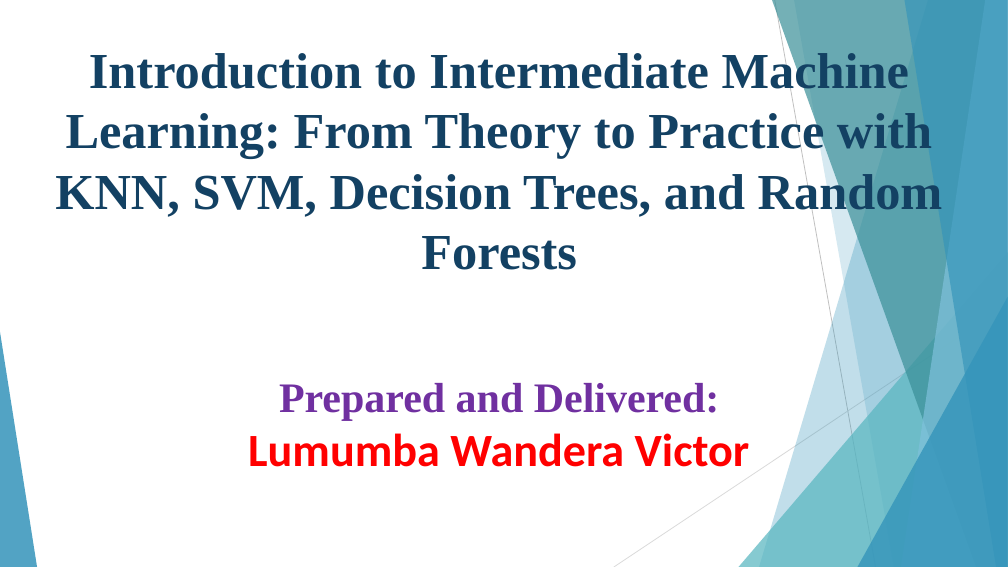
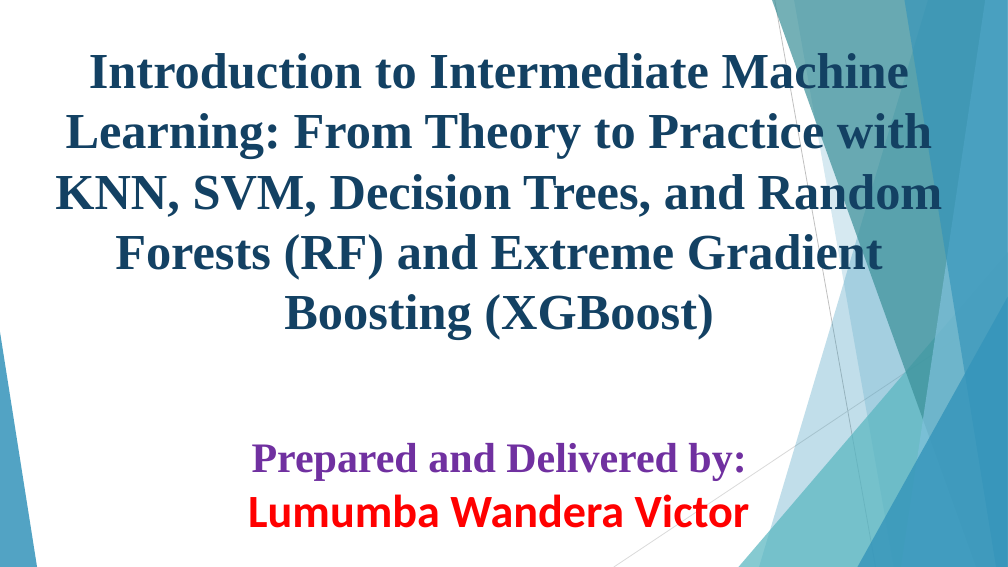
Before and after one commit to Lumumba1992/MEDIACREST, a slide deck: slide 1 of week4/Machine Learning Training Slides.pptm. Drawn at 1008x567 pixels with LibreOffice and Linux fonts; fonts in the diff are those of the drawing. Boxes give left, top, right and bottom in pixels: in the first picture for what was removed or moved away, otherwise in the second. Text is boxed around its words. In the diff, an @@ line names an element or a change of style, - is before the commit and + after.

```diff
--- a/week4/Machine Learning Training Slides.pptm
+++ b/week4/Machine Learning Training Slides.pptm
@@ title at (55,48,943,528): text changed @@
-Introduction to Intermediate Machine Learning: From Theory to Practice with KNN, SVM, Decision Trees, and Random Forests
-Prepared and Delivered:
-Lumumba Wandera Victor
+Introduction to Intermediate Machine Learning: From Theory to Practice with KNN, SVM, Decision Trees, and Random Forests (RF) and Extreme Gradient Boosting (XGBoost)
+Prepared and Delivered by:
+Lumumba Wandera Victor
```
Also in this commit, not shown: 1 other slide changed, 7 other files.
